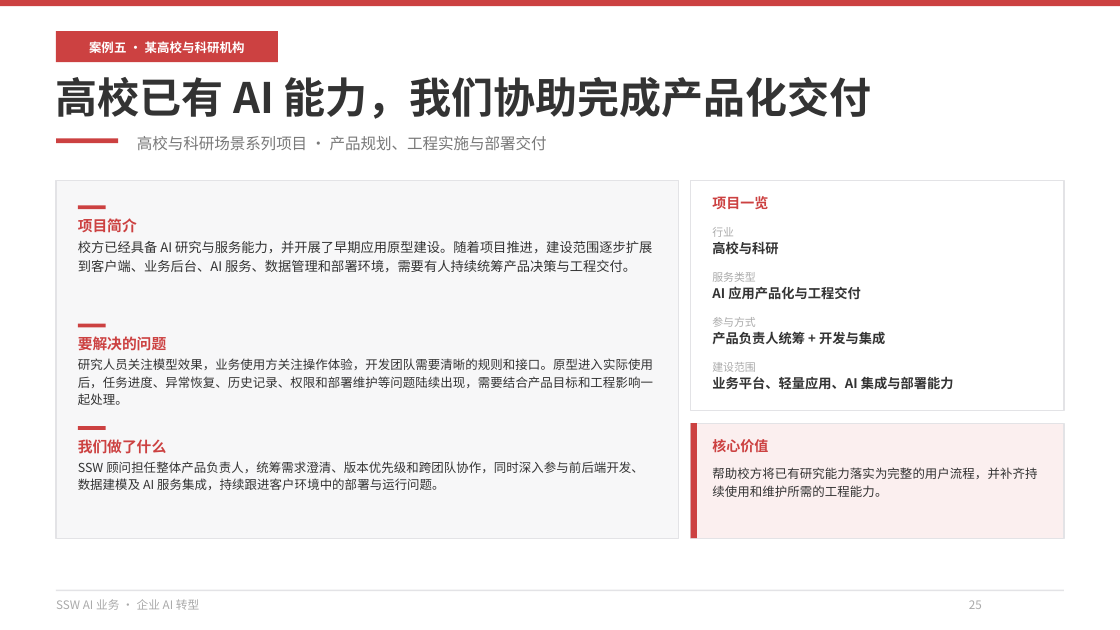
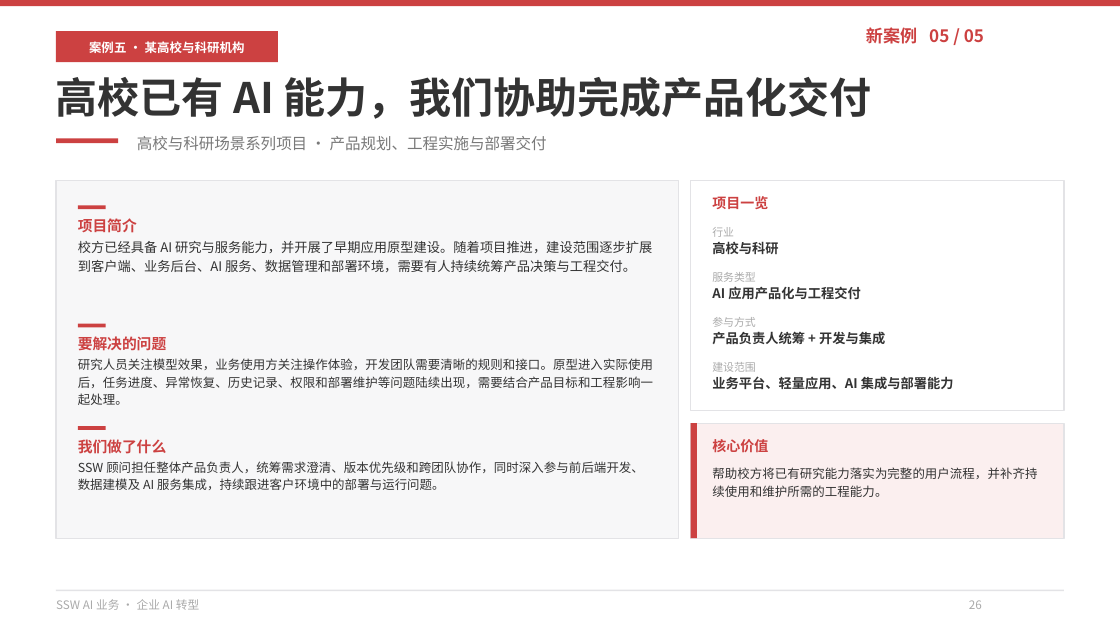
Before and after one commit to hveraus/ssw-business, a slide deck: slide 26 of SSW AI 业务_v2/SSW AI 业务_v3.pptx (slide 25 before the commit). Drawn at 1120x630 pixels with LibreOffice and Linux fonts; fonts in the diff are those of the drawing. Boxes give left, top, right and bottom in pixels: in the first picture for what was removed or moved away, otherwise in the second. Text is boxed around its words. In the diff, an @@ line names an element or a change of style, - is before the commit and + after.

Commit message:
V7 重构：脚本完整产出 V7（62 页）
- 新增阅读导航页（P02）：8 章节 + 5 案例快速跳转
- 新增海外 AI 平台落地 4 页（P47–P50）：ChatGPT / Codex / Claude + 对比表
- 「谢谢」页改写为 NEXT STEP 行动页（P60）
- 案例页右上角加「新案例 NN / 05」徽章
- 案例一/四标题去掉「案例X：」前缀
- 第五部分改名「AI 平台落地：国内与海外」；章节重编号为 8 个部分
- 封面目录改为 8 行并更新页码范围
- 全篇页码按 V7 实际页序重映射（57 → 62 页）

已验证：62/62 页文案与 V7 逐字等价（差异仅 \x0b 软换行与段落换行，渲染相同）

```diff
--- a/SSW AI 业务_v2/SSW AI 业务_v3.pptx
+++ b/SSW AI 业务_v2/SSW AI 业务_v3.pptx
@@ text added at (866,27,984,44), 11 pt, text #CC4141, bold @@
+新案例 05 / 05
@@ text at (969,600,982,609): text changed @@
-25
+26
```
Also in this commit, not shown: 53 other slides changed, 6 slides added, 1 slide removed, 1 other file.
